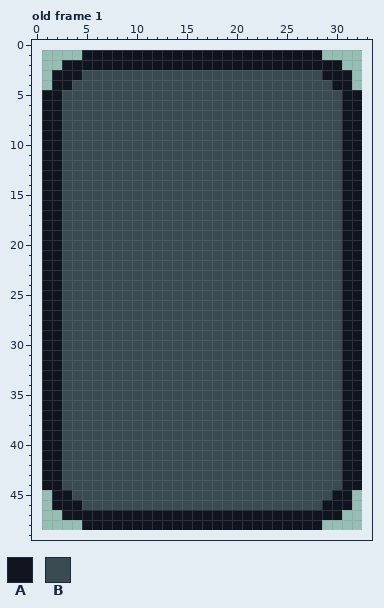
A pixel-art file gets an edit: Assets/Visual/ASE Sprites/UI/card.ase. Above is the file before it was changed.
32x48 pixels, 1 frame. Shown: old frame 1. The old version is drawn lined up with the new one, on the new canvas. The commit also changed other frames, which this record leaves out.
Palette (. is transparent): A #10141f  B #394a50
Pixels before, old frame 1, first column x 1:
 1 ....AAAAAAAAAAAAAAAAAAAAAAAA....
 2 ..AAAAAAAAAAAAAAAAAAAAAAAAAAAA..
 3 .AAABBBBBBBBBBBBBBBBBBBBBBBBAAA.
 4 .AABBBBBBBBBBBBBBBBBBBBBBBBBBAA.
 5 AABBBBBBBBBBBBBBBBBBBBBBBBBBBBAA
 6 AABBBBBBBBBBBBBBBBBBBBBBBBBBBBAA
 7 AABBBBBBBBBBBBBBBBBBBBBBBBBBBBAA
 8 AABBBBBBBBBBBBBBBBBBBBBBBBBBBBAA
 9 AABBBBBBBBBBBBBBBBBBBBBBBBBBBBAA
10 AABBBBBBBBBBBBBBBBBBBBBBBBBBBBAA
11 AABBBBBBBBBBBBBBBBBBBBBBBBBBBBAA
12 AABBBBBBBBBBBBBBBBBBBBBBBBBBBBAA
13 AABBBBBBBBBBBBBBBBBBBBBBBBBBBBAA
14 AABBBBBBBBBBBBBBBBBBBBBBBBBBBBAA
15 AABBBBBBBBBBBBBBBBBBBBBBBBBBBBAA
16 AABBBBBBBBBBBBBBBBBBBBBBBBBBBBAA
17 AABBBBBBBBBBBBBBBBBBBBBBBBBBBBAA
18 AABBBBBBBBBBBBBBBBBBBBBBBBBBBBAA
19 AABBBBBBBBBBBBBBBBBBBBBBBBBBBBAA
20 AABBBBBBBBBBBBBBBBBBBBBBBBBBBBAA
21 AABBBBBBBBBBBBBBBBBBBBBBBBBBBBAA
22 AABBBBBBBBBBBBBBBBBBBBBBBBBBBBAA
23 AABBBBBBBBBBBBBBBBBBBBBBBBBBBBAA
24 AABBBBBBBBBBBBBBBBBBBBBBBBBBBBAA
25 AABBBBBBBBBBBBBBBBBBBBBBBBBBBBAA
26 AABBBBBBBBBBBBBBBBBBBBBBBBBBBBAA
27 AABBBBBBBBBBBBBBBBBBBBBBBBBBBBAA
28 AABBBBBBBBBBBBBBBBBBBBBBBBBBBBAA
29 AABBBBBBBBBBBBBBBBBBBBBBBBBBBBAA
30 AABBBBBBBBBBBBBBBBBBBBBBBBBBBBAA
31 AABBBBBBBBBBBBBBBBBBBBBBBBBBBBAA
32 AABBBBBBBBBBBBBBBBBBBBBBBBBBBBAA
33 AABBBBBBBBBBBBBBBBBBBBBBBBBBBBAA
34 AABBBBBBBBBBBBBBBBBBBBBBBBBBBBAA
35 AABBBBBBBBBBBBBBBBBBBBBBBBBBBBAA
36 AABBBBBBBBBBBBBBBBBBBBBBBBBBBBAA
37 AABBBBBBBBBBBBBBBBBBBBBBBBBBBBAA
38 AABBBBBBBBBBBBBBBBBBBBBBBBBBBBAA
39 AABBBBBBBBBBBBBBBBBBBBBBBBBBBBAA
40 AABBBBBBBBBBBBBBBBBBBBBBBBBBBBAA
41 AABBBBBBBBBBBBBBBBBBBBBBBBBBBBAA
42 AABBBBBBBBBBBBBBBBBBBBBBBBBBBBAA
43 AABBBBBBBBBBBBBBBBBBBBBBBBBBBBAA
44 AABBBBBBBBBBBBBBBBBBBBBBBBBBBBAA
45 .AABBBBBBBBBBBBBBBBBBBBBBBBBBAA.
46 .AAABBBBBBBBBBBBBBBBBBBBBBBBAAA.
47 ..AAAAAAAAAAAAAAAAAAAAAAAAAAAA..
48 ....AAAAAAAAAAAAAAAAAAAAAAAA....
Once edited:
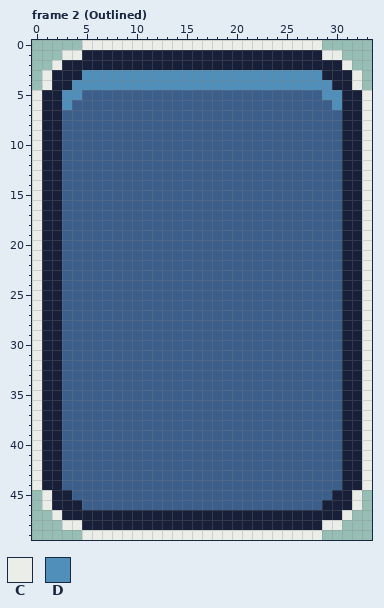
Colours new in this view: C #ebede9  D #4f8fba
A new or re-ordered frame is compared with the old frame closest to it.
Difference:
canvas 32x48 -> 34x50, the old top-left corner now at 1,1
frames 1 -> 2
colour A: #10141f -> #172038
colour B: #394a50 -> #3c5e8b
Changed rows in their new state; - is a pixel that keeps its letter.
Frame 2 (Outlined) is new; against old frame 1:
first column x 0:
 0 -----CCCCCCCCCCCCCCCCCCCCCCCC-----
 1 ---CC------------------------CC---
 2 --C----------------------------C--
 3 -C---DDDDDDDDDDDDDDDDDDDDDDDD---C-
 4 -C--DDDDDDDDDDDDDDDDDDDDDDDDDD--C-
 5 C--DD------------------------DD--C
 6 C--D--------------------------D--C
 7 C--------------------------------C
 8 C--------------------------------C
 9 C--------------------------------C
10 C--------------------------------C
11 C--------------------------------C
12 C--------------------------------C
13 C--------------------------------C
14 C--------------------------------C
15 C--------------------------------C
16 C--------------------------------C
17 C--------------------------------C
18 C--------------------------------C
19 C--------------------------------C
20 C--------------------------------C
21 C--------------------------------C
22 C--------------------------------C
23 C--------------------------------C
24 C--------------------------------C
25 C--------------------------------C
26 C--------------------------------C
27 C--------------------------------C
28 C--------------------------------C
29 C--------------------------------C
30 C--------------------------------C
31 C--------------------------------C
32 C--------------------------------C
33 C--------------------------------C
34 C--------------------------------C
35 C--------------------------------C
36 C--------------------------------C
37 C--------------------------------C
38 C--------------------------------C
39 C--------------------------------C
40 C--------------------------------C
41 C--------------------------------C
42 C--------------------------------C
43 C--------------------------------C
44 C--------------------------------C
45 -C------------------------------C-
46 -C------------------------------C-
47 --C----------------------------C--
48 ---CC------------------------CC---
49 -----CCCCCCCCCCCCCCCCCCCCCCCC-----
Changed places in both pictures, as pixel boxes (x1, y1, x2, y2):
changed: (32, 40, 372, 540)
